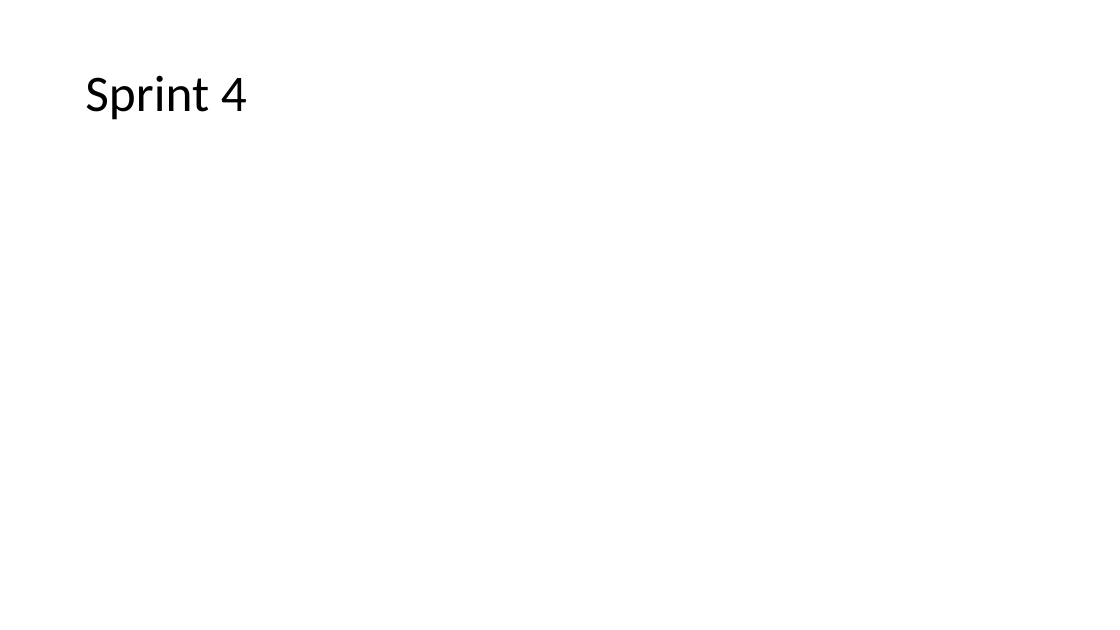
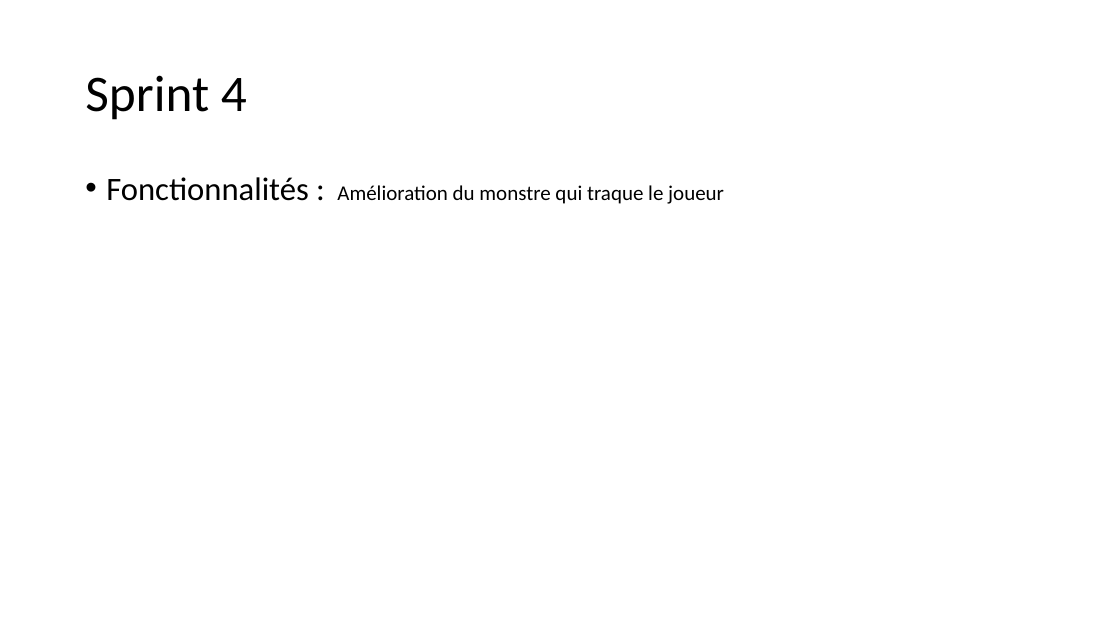
Before and after one commit to AlexandrePerdereau/ACL2018_E-quipe, a slide deck: slide 12 of Presentation.pptx (slide 11 before the commit). Drawn at 1120x630 pixels with LibreOffice and Linux fonts; fonts in the diff are those of the drawing. Boxes give left, top, right and bottom in pixels: in the first picture for what was removed or moved away, otherwise in the second. Text is boxed around its words. In the diff, an @@ line names an element or a change of style, - is before the commit and + after.

```diff
--- a/Presentation.pptx
+++ b/Presentation.pptx
@@ text added at [106, 177, 724, 204], 18 pt, text #000000 @@
+• Fonctionnalités : Amélioration du monstre qui traque le joueur
```
Also in this commit, not shown: 3 other slides changed, 1 slide added.
